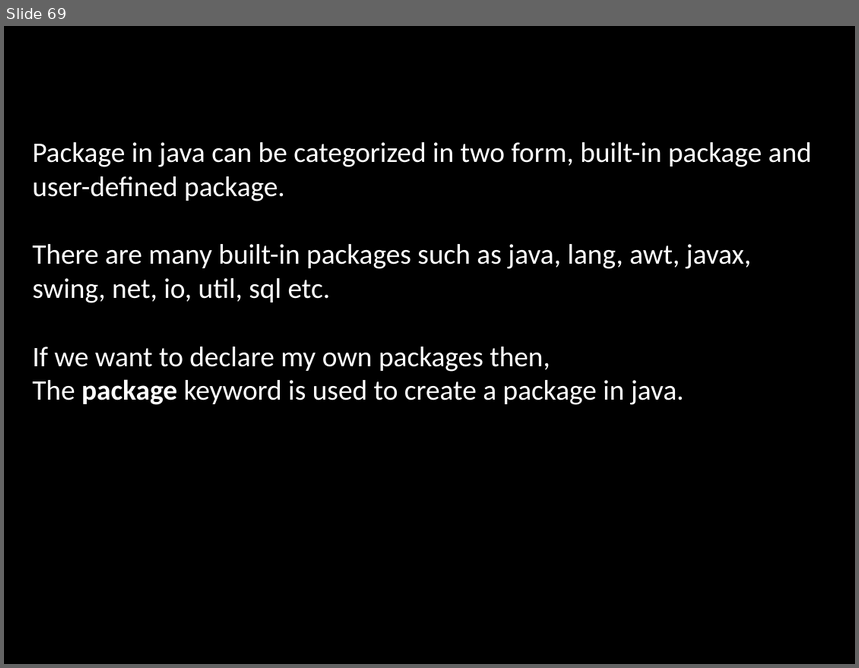
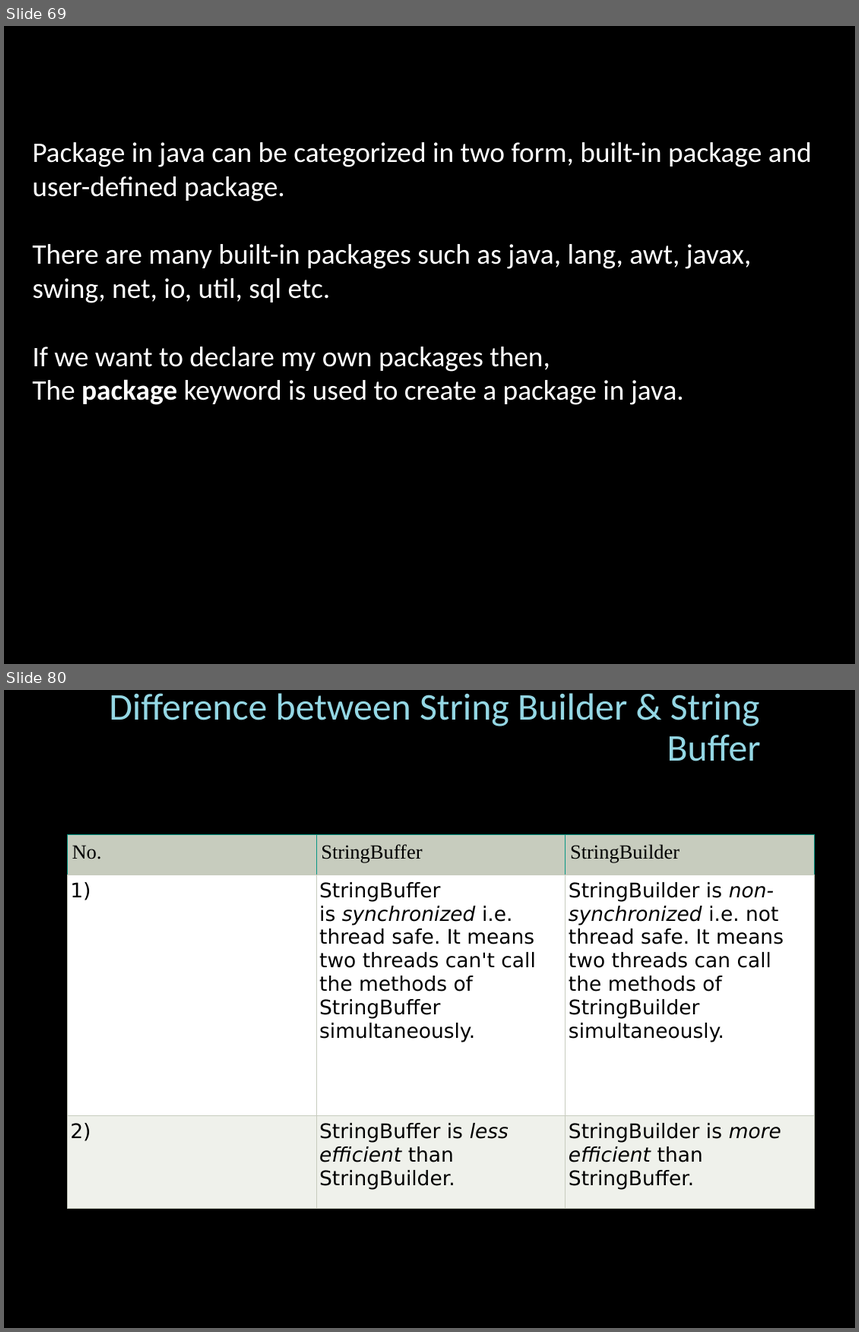
Before and after one commit to shubh1407/JavaTutorials, a slide deck: java_ppt.pptx. Shown one above the other, each under a label of ours: slide 69 before the commit, slides 69 and 80 after it; the slides between them are not shown. The pictures are 859x668 and 859x1332 pixels, drawn with LibreOffice and Linux fonts; fonts in the diff are those of the drawing; background and template pictures are left out. Boxes give left, top, right and bottom in pixels: in the first picture for what was removed or moved away, otherwise in the second. Text is boxed around its words. In the diff, an @@ line names an element or a change of style, - is before the commit and + after.

```diff
--- a/java_ppt.pptx
+++ b/java_ppt.pptx
@@ slide 80 added at box(4, 690, 855, 1328), background picture (left out) @@
@@ subtitle added at box(109, 693, 761, 761), 32 pt, text gradient #9FDBE7 to #94D7E4 to #BFE7EF to #FFFFFF @@
+Difference between String Builder & String Buffer
@@ table added at box(67, 834, 815, 1209), 3 rows, 3 columns @@
+No. | StringBuffer | StringBuilder
+1) | StringBuffer is synchronized i.e. thread safe. It means two threads can't call the methods of StringBuffer simultaneously. | StringBuilder is non-synchronized i.e. not thread safe. It means two threads can call the methods of StringBuilder simultaneously.
+2) | StringBuffer is less efficient than StringBuilder. | StringBuilder is more efficient than StringBuffer.
```
Also in this commit, not shown: 11 slides changed, 65 other slides added, 29 other files.
